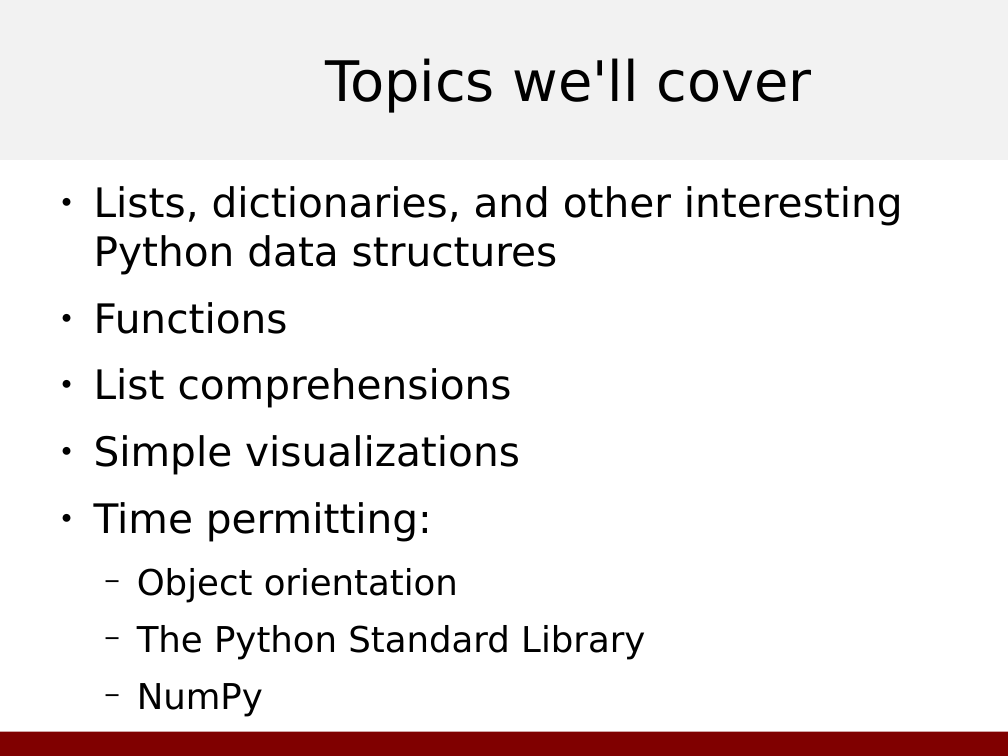
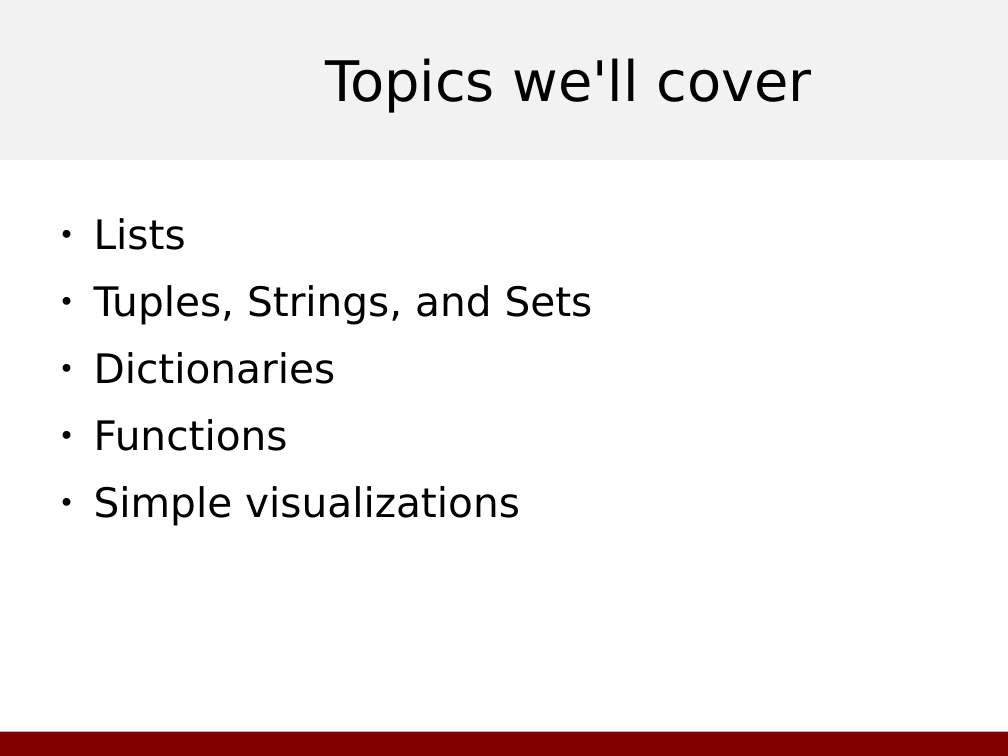
Before and after one commit to hack-at-uchicago/python-workshop, a slide deck: slide 8 of doc/slides.odp. Drawn at 1008x756 pixels with LibreOffice and Linux fonts; fonts in the diff are those of the drawing; background and template pictures are left out. Boxes give left, top, right and bottom in pixels: in the first picture for what was removed or moved away, otherwise in the second. Text is boxed around its words. In the diff, an @@ line names an element or a change of style, - is before the commit and + after.

Commit message:
Minor updates to slides

```diff
--- a/doc/slides.odp
+++ b/doc/slides.odp
@@ text "Lists": place and size @@
-text "Lists" at (94,186,903,716)
+text "Lists" at (94,218,593,525)
@@ text at (94,218,593,384): text changed @@
-● Lists, dictionaries, and other interesting Python data structures
+● Lists
+● Tuples, Strings, and Sets
+● Dictionaries
@@ text at (94,368,512,408): paragraph removed @@
-● List comprehensions
@@ text at (94,502,645,716): paragraphs removed @@
-● Time permitting:
-  − Object orientation
-  − The Python Standard Library
-  − NumPy
```
Also in this commit, not shown: 2 other slides changed.
